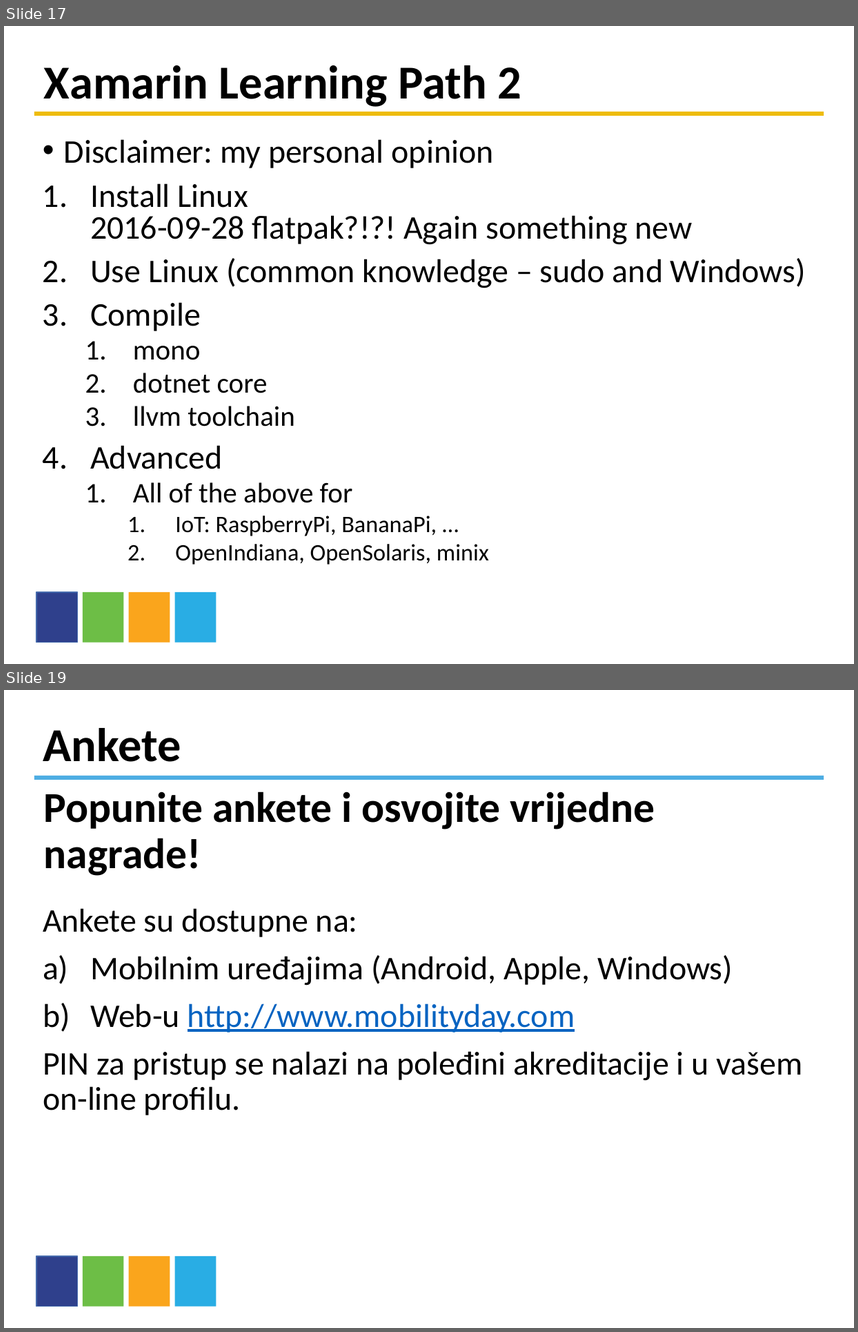
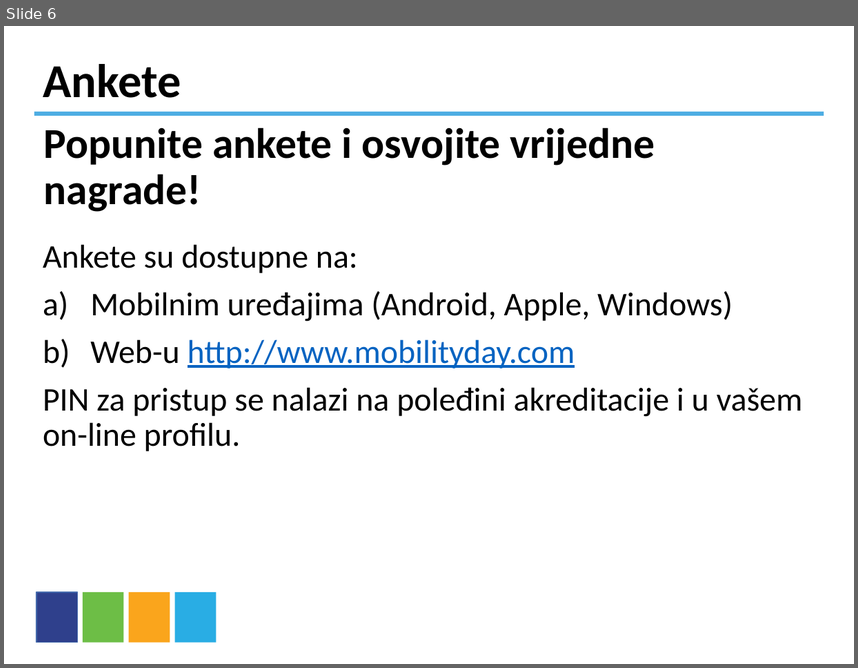
Before and after one commit to moljac/-HolisticWare.Talks.MobilityDay.2016, a slide deck: talk/MD2016-Template_prezentacija-FINAL.PPTX. Shown one above the other, each under a label of ours: slides 17 and 19 before the commit, slide 6 after it; the slides between them are not shown. The pictures are 858x1332 and 858x668 pixels, drawn with LibreOffice and Linux fonts; fonts in the diff are those of the drawing; background and template pictures are left out. Boxes give left, top, right and bottom in pixels: in the first picture for what was removed or moved away, otherwise in the second. Text is boxed around its words. In the diff, an @@ line names an element or a change of style, - is before the commit and + after.

```diff
--- a/talk/MD2016-Template_prezentacija-FINAL.PPTX
+++ b/talk/MD2016-Template_prezentacija-FINAL.PPTX
@@ slide 17 removed at <box>4,26,854,664</box>, background #FFFFFF; not listed: 4 template elements that a slide beside it also shows @@
@@ title removed at <box>44,65,522,107</box> @@
-Xamarin Learning Path 2
@@ rectangle removed at <box>34,111,824,115</box> @@
@@ text removed at <box>64,139,806,564</box> @@
-• Disclaimer: my personal opinion
-1. Install Linux
-   2016-09-28 flatpak?!?! Again something new
-2. Use Linux (common knowledge – sudo and Windows)
-3. Compile
-  1. mono
-  2. dotnet core
-  3. llvm toolchain
-4. Advanced
-  1. All of the above for
-    1. IoT: RaspberryPi, BananaPi, …
-    2. OpenIndiana, OpenSolaris, minix
@@ what was slide 19 is now slide 6 @@
```
Also in this commit, not shown: 1 slide changed, 3 slides added, 15 other slides removed.
